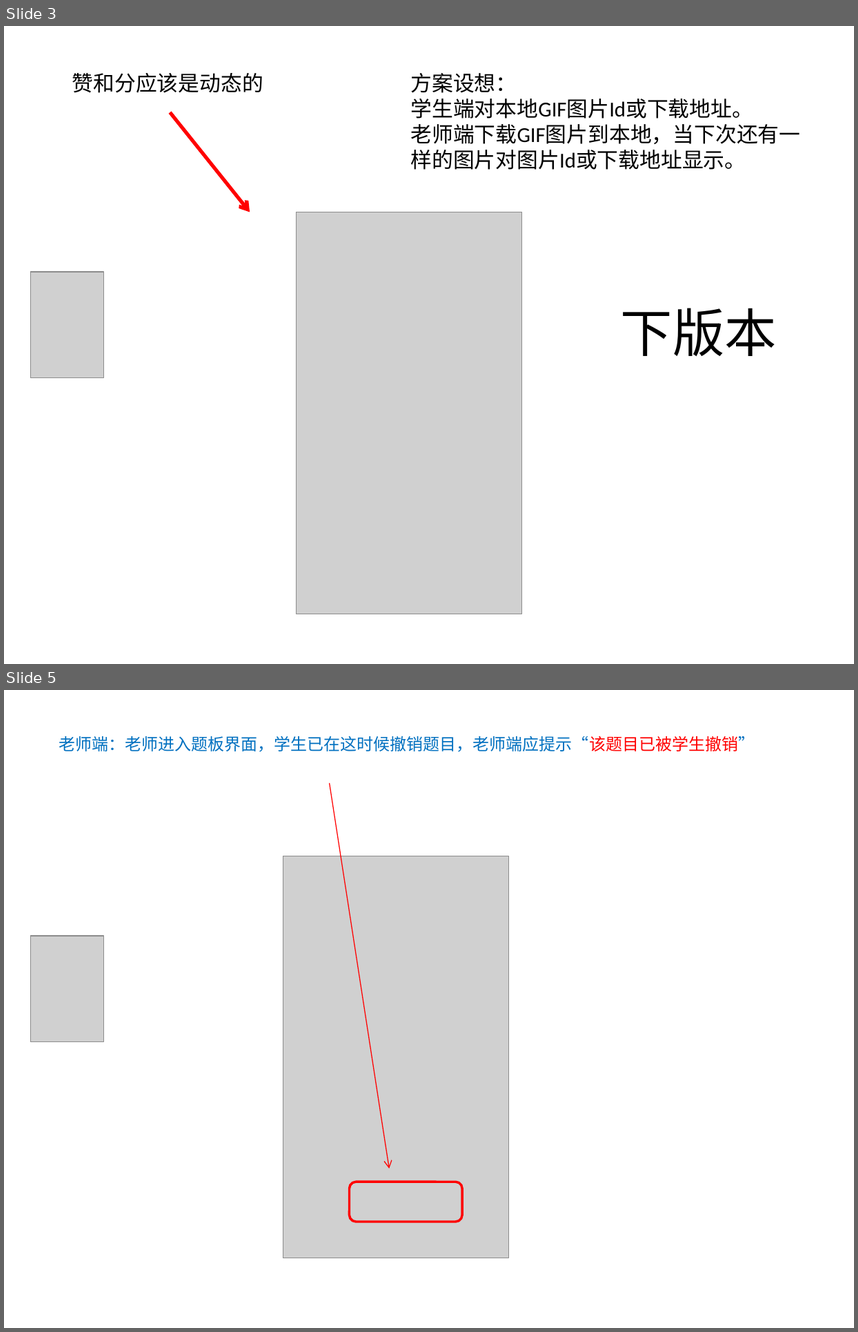
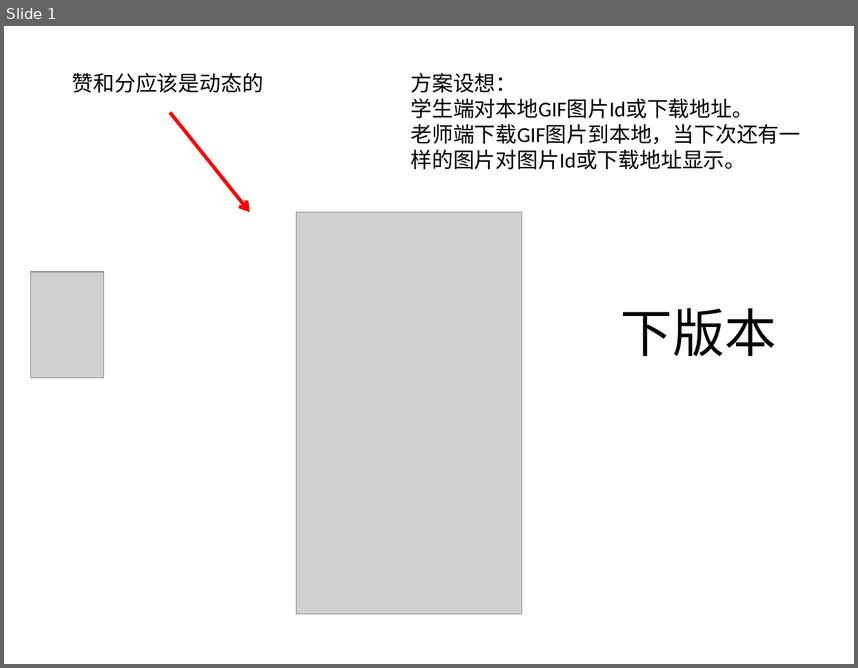
Before and after one commit to Nodeer/shike_new, a slide deck: Shike/doc/2014-11-12-小版本升级-01.pptx. Shown one above the other, each under a label of ours: slides 3 and 5 before the commit, slide 1 after it; the slides between them are not shown. The pictures are 858x1332 and 858x668 pixels, drawn with LibreOffice and Linux fonts; fonts in the diff are those of the drawing; grey boxes stand for pictures. Boxes give left, top, right and bottom in pixels: in the first picture for what was removed or moved away, otherwise in the second. Text is boxed around its words. In the diff, an @@ line names an element or a change of style, - is before the commit and + after.

```diff
--- a/Shike/doc/2014-11-12-小版本升级-01.pptx
+++ b/Shike/doc/2014-11-12-小版本升级-01.pptx
@@ slide 5 removed at (x1=4, y1=690, x2=854, y2=1328), background #FFFFFF @@
@@ text removed at (x1=59, y1=736, x2=755, y2=752) @@
-老师端：老师进入题板界面，学生已在这时候撤销题目，老师端应提示“该题目已被学生撤销”
@@ arrow removed from (330, 782) to (389, 1169) @@
@@ picture removed at (x1=283, y1=856, x2=509, y2=1257) @@
@@ picture removed at (x1=30, y1=936, x2=103, y2=1041) @@
@@ rounded rectangle removed at (x1=349, y1=1181, x2=462, y2=1221) @@
@@ what was slide 3 is now slide 1 @@
```
Also in this commit, not shown: 6 other slides removed, 18 other files.
